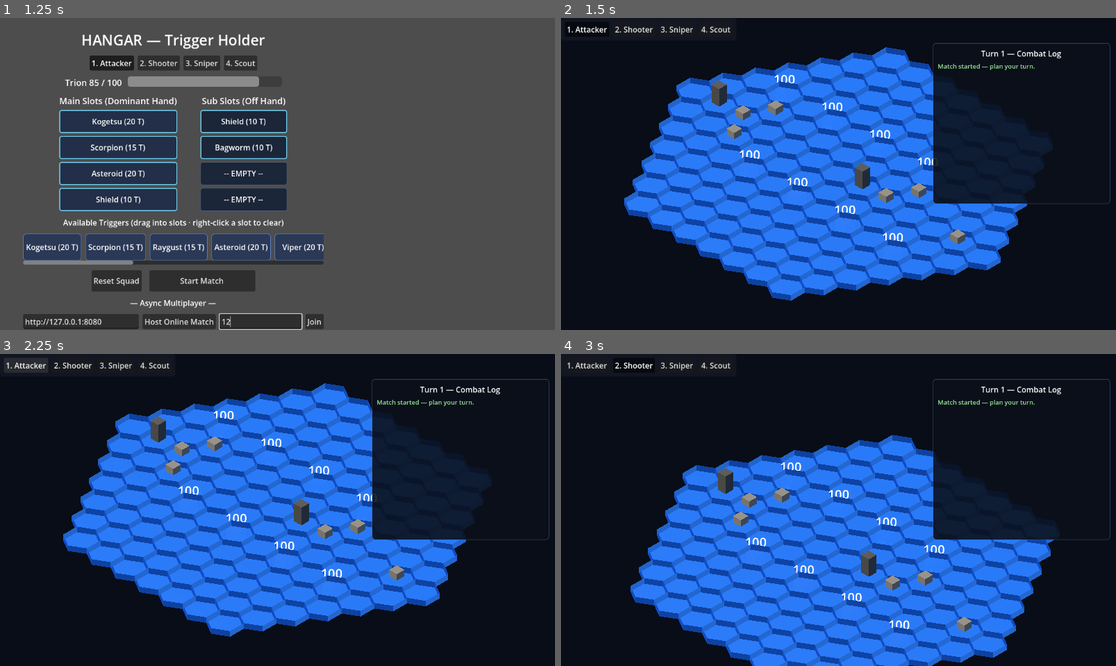
Above: before the commit, frames 1-4 (two rows, left to right).
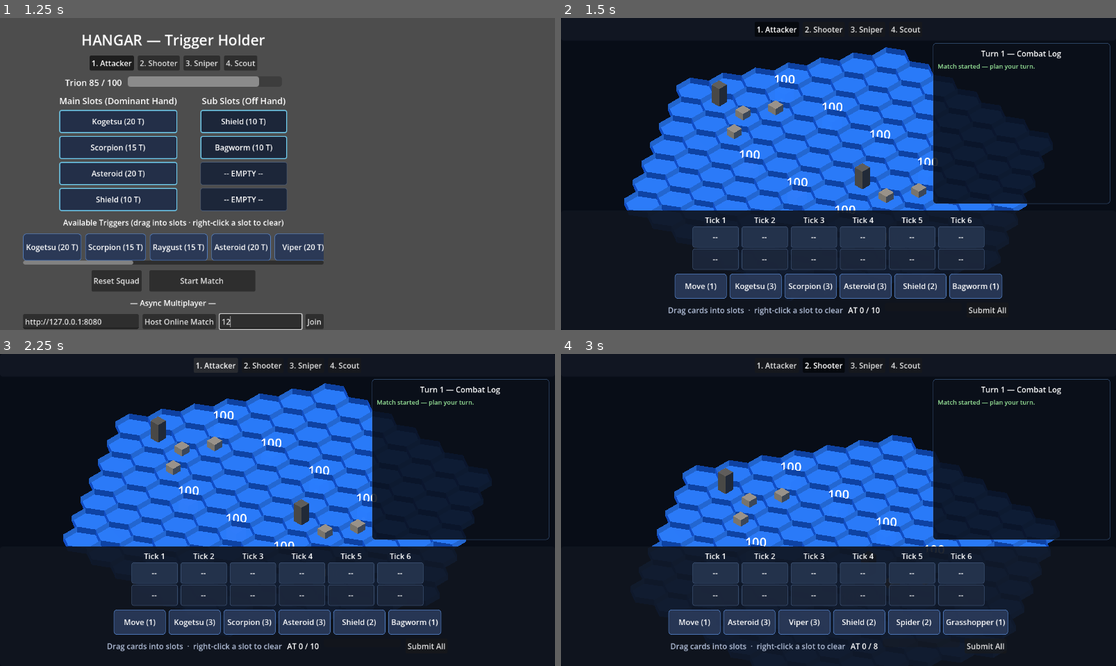
Above: after the commit, the same moments.

Repository: Takiz444/Mobile_World_Trigger_Battle_Sim
Game: Godot game, scene res://ui/hangar/hangar.tscn
The game is run twice, just before and just after one commit, with the same random seed, the same clock (stepped at 60 frames per second) and the same inputs.
Inputs (mouse positions are in pixels of both pictures, inside the frame that each line leads up to):
- Up to frame 1 (1.25 s): click (260, 320) at 0.52 s; type "12" at 0.6 s
- Up to frame 2 (1.5 s): click "Start Match" at 1.25 s
- Up to frame 3 (2.25 s): click "1. Attacker" at 2 s
- Up to frame 4 (3 s): click "2. Shooter" at 2.75 s

Frame 1 is identical in both runs. In frame 2, 18% of the frame differs, in the area x 1-83%, y 2-96%; in frame 3, 18%; in frame 4, 25%, in the area x 1-89%, y 2-100%.

Commit message:
Fix battle UI not visible: size CanvasLayer UI roots from viewport
The timeline, event log, and match-over overlay live directly under a
CanvasLayer, so their anchor-based full-rect sizing never resolved against
a parent Control (root stayed 0x0, pushing the bottom panel off-screen).
Each now sizes itself from the viewport and re-syncs on resize.

Diff:
--- a/levels/board/match_controller.gd
+++ b/levels/board/match_controller.gd
@@ -325,9 +325,10 @@
 func _build_overlay(ui_layer: CanvasLayer) -> void:
 	_overlay = Control.new()
 	_overlay.name = "MatchOverlay"
-	_overlay.set_anchors_preset(Control.PRESET_FULL_RECT)
 	_overlay.mouse_filter = Control.MOUSE_FILTER_STOP
 	_overlay.visible = false
+	_fit_overlay()
+	get_viewport().size_changed.connect(_fit_overlay)
 
 	var dim := ColorRect.new()
 	dim.color = Color(0, 0, 0, 0.6)
@@ -380,6 +381,13 @@
 	_btn_row.add_child(_hangar_btn)
 
 	ui_layer.add_child(_overlay)
+
+
+func _fit_overlay() -> void:
+	if _overlay == null:
+		return
+	_overlay.position = Vector2.ZERO
+	_overlay.size = get_viewport().get_visible_rect().size
 
 
 func _show_waiting(text: String) -> void:
--- a/ui/event_log/event_log_ui.gd
+++ b/ui/event_log/event_log_ui.gd
@@ -11,12 +11,8 @@
 
 
 func _ready() -> void:
-	# Right edge of the screen, between the top bar and the bottom timeline.
-	set_anchors_preset(Control.PRESET_RIGHT_WIDE)
-	offset_left = -380.0
-	offset_right = -12.0
-	offset_top = 52.0
-	offset_bottom = -262.0
+	_fit_viewport()
+	get_viewport().size_changed.connect(_fit_viewport)
 
 	var sb := StyleBoxFlat.new()
 	sb.bg_color = Color(0.04, 0.06, 0.1, 0.88)
@@ -45,6 +41,14 @@
 	_log.size_flags_horizontal = Control.SIZE_EXPAND_FILL
 	_log.add_theme_font_size_override("normal_font_size", 13)
 	vbox.add_child(_log)
+
+
+## Sizes the panel against the viewport (right edge, between top bar and the
+## bottom timeline), since it lives directly under a CanvasLayer.
+func _fit_viewport() -> void:
+	var vs := get_viewport().get_visible_rect().size
+	position = Vector2(vs.x - 368.0 - 12.0, 52.0)
+	size = Vector2(368.0, maxf(0.0, vs.y - 52.0 - 262.0))
 
 
 func set_turn(n: int) -> void:
--- a/ui/timeline/timeline_ui.gd
+++ b/ui/timeline/timeline_ui.gd
@@ -29,9 +29,17 @@
 
 
 func _ready() -> void:
-	set_anchors_preset(Control.PRESET_FULL_RECT)
 	mouse_filter = Control.MOUSE_FILTER_IGNORE
+	_fit_viewport()
+	get_viewport().size_changed.connect(_fit_viewport)
 	_build_layout()
+
+
+## This Control lives directly under a CanvasLayer, so anchors are not resolved
+## against a parent Control — size it explicitly from the viewport.
+func _fit_viewport() -> void:
+	position = Vector2.ZERO
+	size = get_viewport().get_visible_rect().size
 
 
 func setup(units: Array[UnitData]) -> void:
